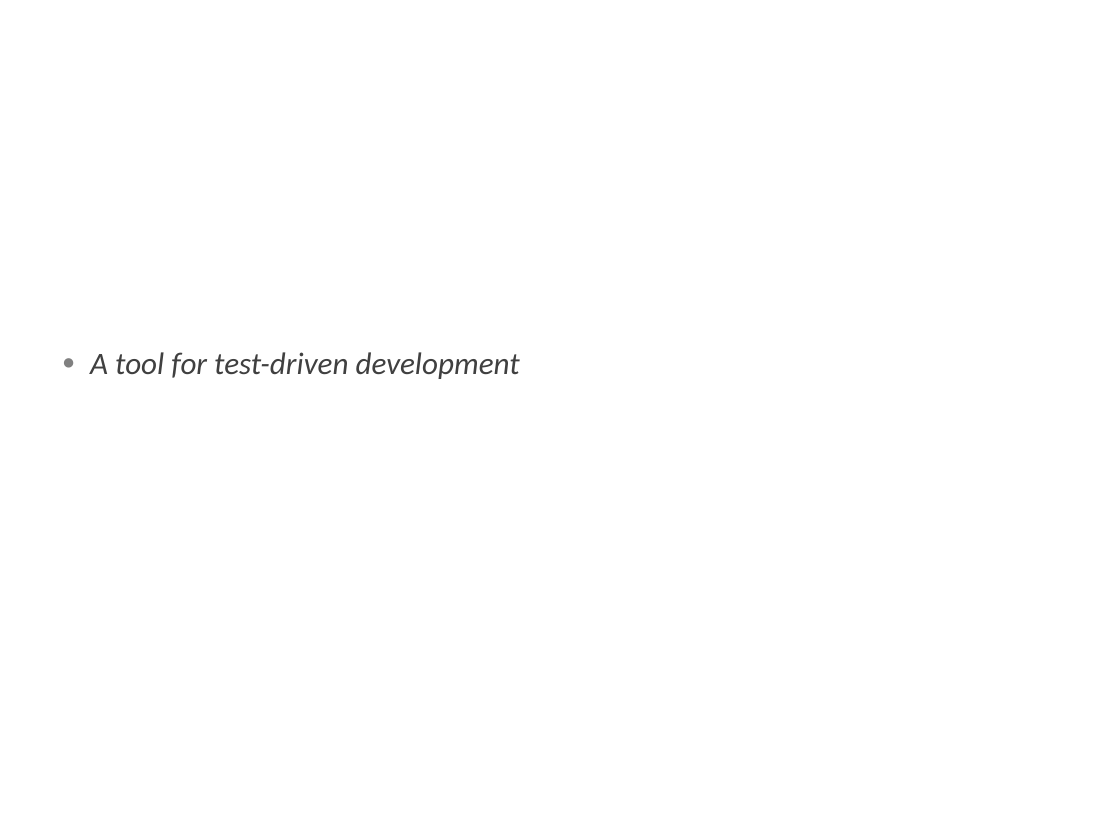
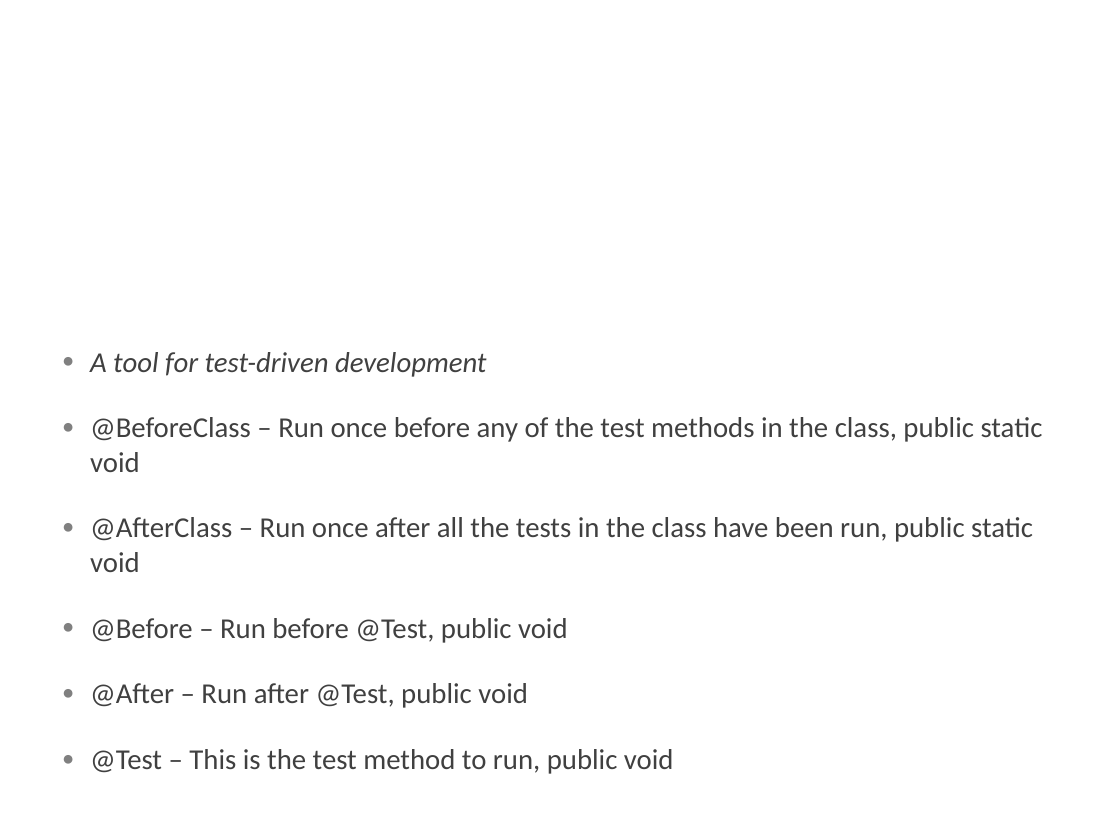
Before and after one commit to machzqcq/cucumber-jvm-template, a slide deck: slide 16 of documents/Course 1-2.pptx. Drawn at 1120x840 pixels with LibreOffice and Linux fonts; fonts in the diff are those of the drawing; background and template pictures are left out. Boxes give left, top, right and bottom in pixels: in the first picture for what was removed or moved away, otherwise in the second. Text is boxed around its words. In the diff, an @@ line names an element or a change of style, - is before the commit and + after.

Commit message:
add the junit annotation test

```diff
--- a/documents/Course 1-2.pptx
+++ b/documents/Course 1-2.pptx
@@ text at <box>90,352,487,377</box>: size 20 to 18.5 pt in "A tool for test-driven development" @@
@@ text at <box>90,417,1043,774</box>: paragraphs added @@
+● @BeforeClass – Run once before any of the test methods in the class, public static void
+● @AfterClass – Run once after all the tests in the class have been run, public static void
+● @Before – Run before @Test, public void
+● @After – Run after @Test, public void
+● @Test – This is the test method to run, public void
```
Also in this commit, not shown: 3 slides added, 3 other files.
